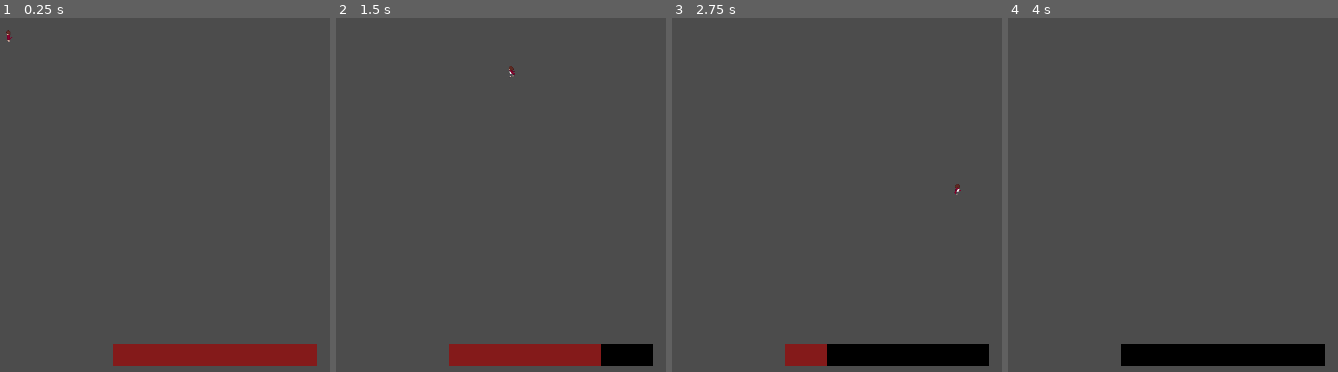
Above: before the commit, frames 1-4 (left to right).
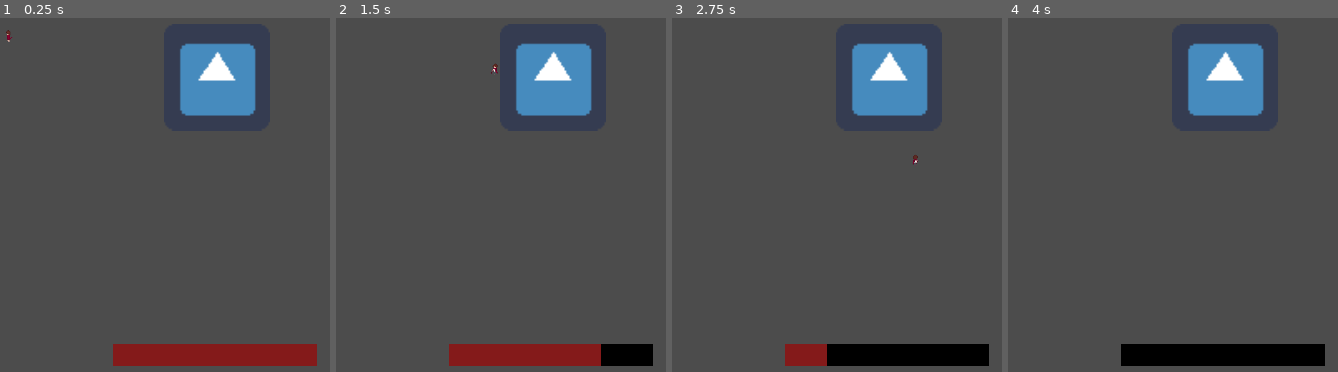
Above: after the commit, the same moments.

Repository: LadyVolk/The-Modern-Triad
Game: Godot game, scene res://Level.tscn
Two runs of this game, one before a commit and one after it. Both use one fixed random seed, a clock stepped at 60 frames per second and the inputs below. The engine's default icon, where the game draws it, is replaced by a stand-in: a white triangle on a blue panel in a dark square.
Inputs (mouse positions are in pixels of both pictures, inside the frame that each line leads up to):
- Up to frame 1 (0.25 s): no input
- Up to frame 2 (1.5 s): tap Enter at 0.5 s; move the mouse to (outside the picture) at 0.52 s; hold D (player_right) 0.53-1.28 s; hold Space (player_dash) 0.53-1.28 s; move the mouse to (392, 173) at 1.27 s; hold S (player_down) from 1.28 s (still down); click (392, 173) at 1.35 s
- Up to frame 3 (2.75 s): tap Space (player_dash) at 2 s; move the mouse to (965, 53) at 2.02 s; release S (player_down) at 2.03 s; hold D (player_right) from 2.03 s (still down); hold Space (player_dash) from 2.03 s (still down)
- Up to frame 4 (4 s): tap Enter at 2.75 s; move the mouse to (1182, 241) at 2.77 s; release D (player_right) at 2.78 s; release Space (player_dash) at 2.78 s; hold W (player_up) 2.78-3.53 s; click (1182, 241) at 2.85 s; tap Space (player_dash) at 3.5 s; move the mouse to (outside the picture) at 3.52 s; hold A (player_left) from 3.53 s (still down); hold Space (player_dash) from 3.53 s (still down)

The runs differ from the first frame. In frame 1, 4.7% of the frame differs, in the area x 54-78%, y 7-28%; in frame 2, 4.8%, in the area x 46-78%, y 7-28%; in frame 3, 4.8%; in frame 4, 4.7%.
Error in both runs: Attempt to call function 'take_damage' in base 'previously freed instance' on a null instance. (res://Level.gd:21)

Commit message:
player slowdown base created

Diff:
--- /dev/null
+++ b/game/Bosses/Depression.gd
@@ -0,0 +1,4 @@
+extends Node2D
+
+func _ready():
+	pass
--- /dev/null
+++ b/game/Bosses/Depression.tscn
@@ -0,0 +1,21 @@
+[gd_scene load_steps=4 format=2]
+
+[ext_resource path="res://icon.png" type="Texture" id=1]
+[ext_resource path="res://Bosses/Depression.gd" type="Script" id=2]
+
+[sub_resource type="RectangleShape2D" id=1]
+extents = Vector2( 21.7257, 21.3307 )
+
+[node name="Depression" type="Node2D"]
+script = ExtResource( 2 )
+
+[node name="Sprite" type="Sprite" parent="."]
+scale = Vector2( 4, 4 )
+texture = ExtResource( 1 )
+
+[node name="Area2D" type="Area2D" parent="."]
+
+[node name="Colission" type="CollisionShape2D" parent="Area2D"]
+position = Vector2( 1.43201, -1.43195 )
+scale = Vector2( 5, 5 )
+shape = SubResource( 1 )
--- a/game/Level.tscn
+++ b/game/Level.tscn
@@ -1,8 +1,9 @@
-[gd_scene load_steps=4 format=2]
+[gd_scene load_steps=5 format=2]
 
 [ext_resource path="res://Player.tscn" type="PackedScene" id=1]
 [ext_resource path="res://Level.gd" type="Script" id=2]
 [ext_resource path="res://GameHUD.tscn" type="PackedScene" id=3]
+[ext_resource path="res://Bosses/Depression.tscn" type="PackedScene" id=4]
 
 [node name="Level" type="Node2D"]
 script = ExtResource( 2 )
@@ -33,3 +34,6 @@
 polygon = PoolVector2Array( 1890, 0, 1890, -1080, 1920, -1080, 1920, 0 )
 
 [node name="Projectiles" type="Node" parent="."]
+
+[node name="Depression" parent="." instance=ExtResource( 4 )]
+position = Vector2( 964.505, 360.499 )
--- a/game/Player.gd
+++ b/game/Player.gd
@@ -10,6 +10,9 @@
 export var speed: int
 export var dash_strength = 18000
 export var max_speed = 400
+export var min_speed = 100
+export var speed_boost = 100
+export var speed_slowdown = 40
 export var max_health = 100
 export var max_still_time = 1
 export var still_damage = 30
@@ -66,6 +69,8 @@
 
 	update_player_sprite()
 
+	#slowdown by depression
+	max_speed = max(min_speed, max_speed - speed_slowdown * delta)
 
 func _input(event):
 	if event.is_action_pressed("player_dash"):
